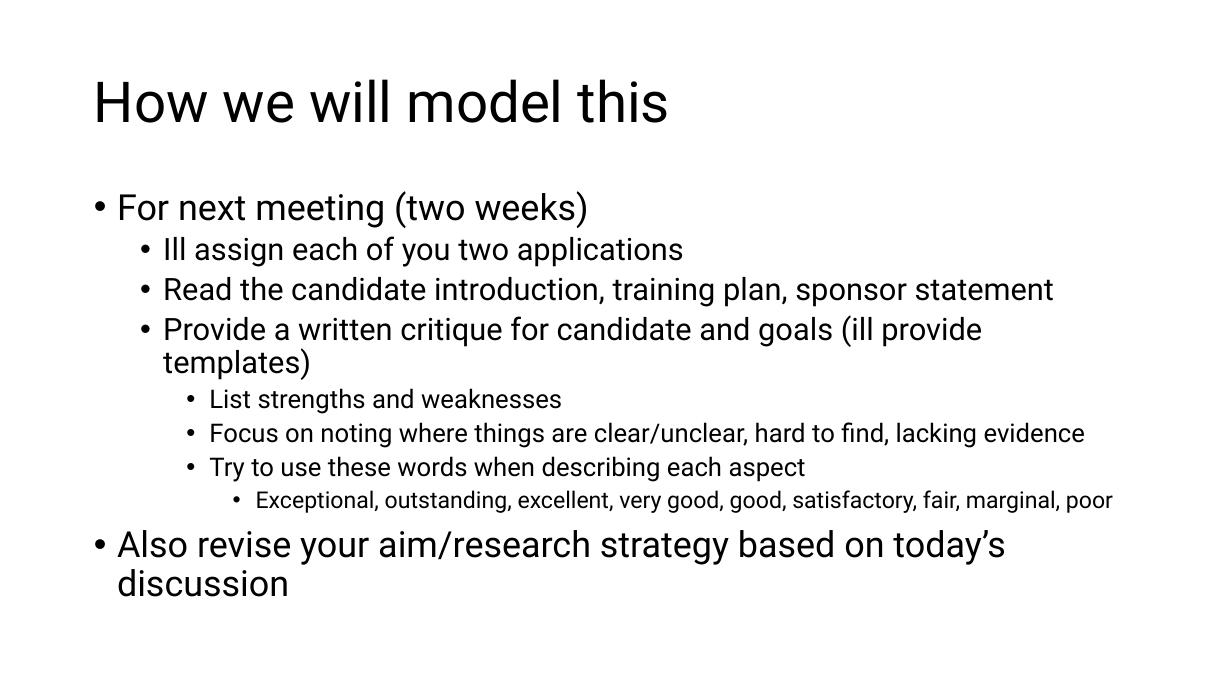
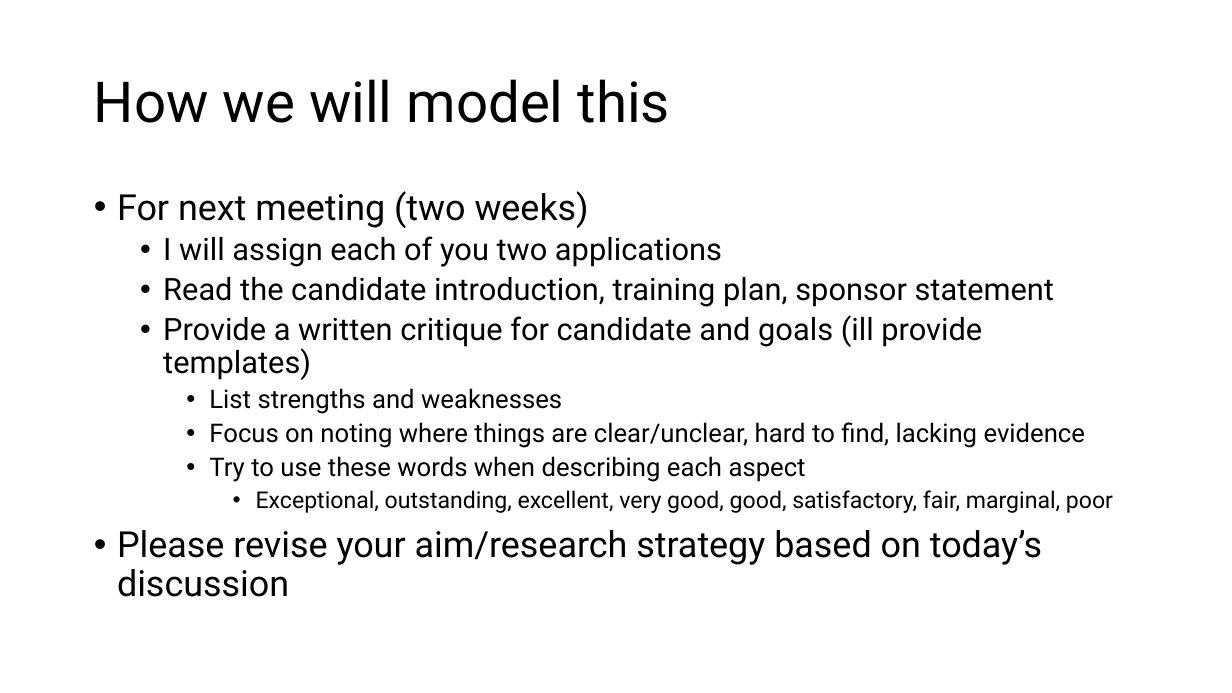
Before and after one commit to BridgesLab/FellowshipWorkshopDocuments, a slide deck: slide 11 of Documents/Slides/Supporting Documents.pptx (slide 10 before the commit). Drawn at 1232x693 pixels with LibreOffice and Linux fonts; fonts in the diff are those of the drawing. Boxes give left, top, right and bottom in pixels: in the first picture for what was removed or moved away, otherwise in the second. Text is boxed around its words. In the diff, an @@ line names an element or a change of style, - is before the commit and + after.

```diff
--- a/Documents/Slides/Supporting Documents.pptx
+++ b/Documents/Slides/Supporting Documents.pptx
@@ text at [163,236,722,267]: text changed @@
-  • Ill assign each of you two applications
+  • I will assign each of you two applications
@@ text at [117,530,1042,597]: text changed @@
-• Also revise your aim/research strategy based on today’s discussion
+• Please revise your aim/research strategy based on today’s discussion
```
Also in this commit, not shown: 1 other slide changed, 1 slide added.
